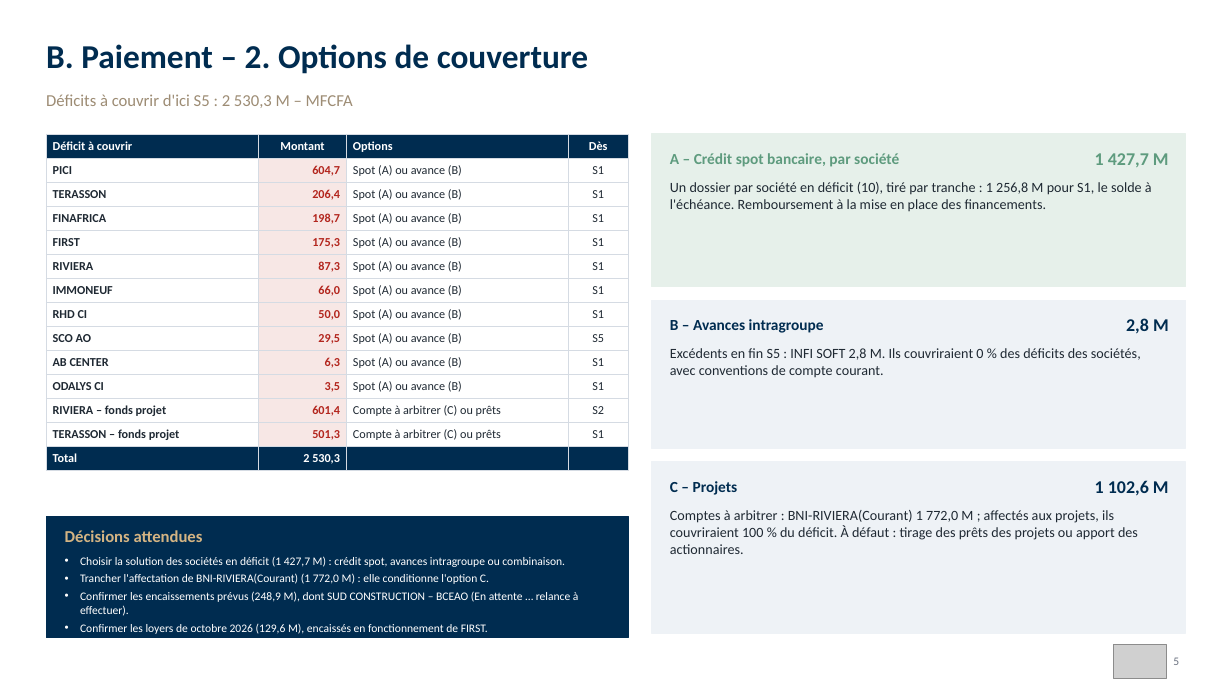
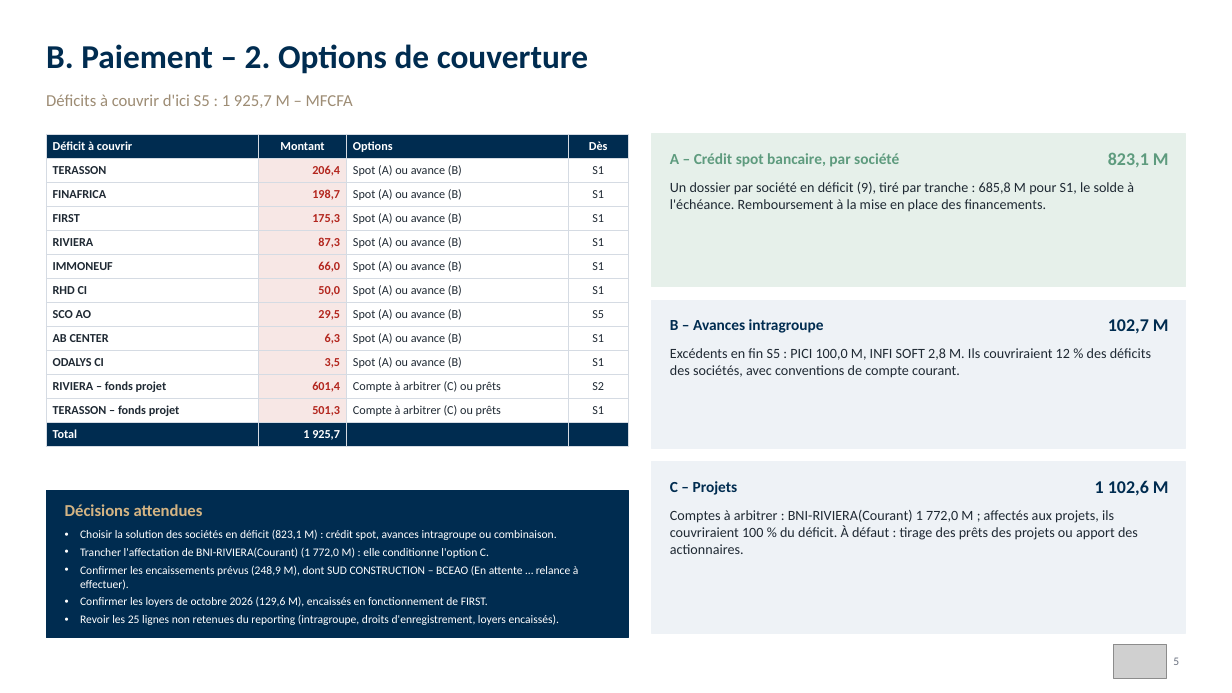
Before and after one commit to angehkouadio/claudeproject, a slide deck: slide 5 of RCI_Besoins_Tresorerie_Comptes_Paiement_30-09-2026.pptx. Drawn at 1232x693 pixels with LibreOffice and Linux fonts; fonts in the diff are those of the drawing; grey boxes stand for pictures. Boxes give left, top, right and bottom in pixels: in the first picture for what was removed or moved away, otherwise in the second. Text is boxed around its words. In the diff, an @@ line names an element or a change of style, - is before the commit and + after.

```diff
--- a/RCI_Besoins_Tresorerie_Comptes_Paiement_30-09-2026.pptx
+++ b/RCI_Besoins_Tresorerie_Comptes_Paiement_30-09-2026.pptx
@@ text at [46,94,353,108]: text changed @@
-Déficits à couvrir d'ici S5 : 2 530,3 M – MFCFA
+Déficits à couvrir d'ici S5 : 1 925,7 M – MFCFA
@@ table at [46,134,628,444] @@
-row 2: PICI | 604,7 | Spot (A) ou avance (B) | S1
-row 13, column 2: 2 530,3
+row 13, column 2: 1 925,7
@@ text at [1108,152,1169,167]: text changed @@
-1 427,7 M
+823,1 M
@@ text at [670,182,1134,211]: text changed @@
-Un dossier par société en déficit (10), tiré par tranche : 1 256,8 M pour S1, le solde à l'échéance. Remboursement à la mise en place des financements.
+Un dossier par société en déficit (9), tiré par tranche : 685,8 M pour S1, le solde à l'échéance. Remboursement à la mise en place des financements.
@@ text at [1108,319,1169,334]: text changed @@
-2,8 M
+102,7 M
@@ text at [670,348,1151,378]: text changed @@
-Excédents en fin S5 : INFI SOFT 2,8 M. Ils couvriraient 0 % des déficits des sociétés, avec conventions de compte courant.
+Excédents en fin S5 : PICI 100,0 M, INFI SOFT 2,8 M. Ils couvriraient 12 % des déficits des sociétés, avec conventions de compte courant.
@@ rectangle: place and size @@
-rectangle at [46,517,628,638]
+rectangle at [46,490,628,637]
@@ text "Décisions attendues": place and size @@
-text "Décisions attendues" at [65,530,579,634]
+text "Décisions attendues" at [65,504,579,625]
@@ text at [80,529,557,540]: text changed @@
-• Choisir la solution des sociétés en déficit (1 427,7 M) : crédit spot, avances intragroupe ou combinaison.
+• Choisir la solution des sociétés en déficit (823,1 M) : crédit spot, avances intragroupe ou combinaison.
```
Also in this commit, not shown: 4 other slides changed, 3 other files.
